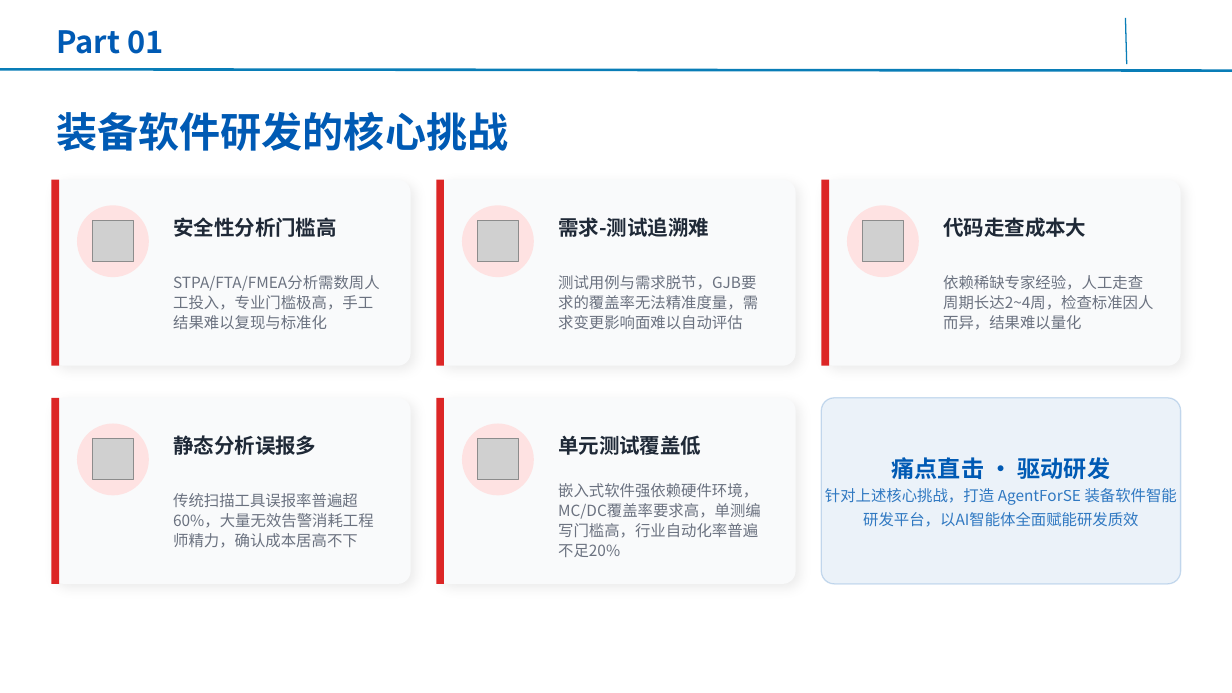
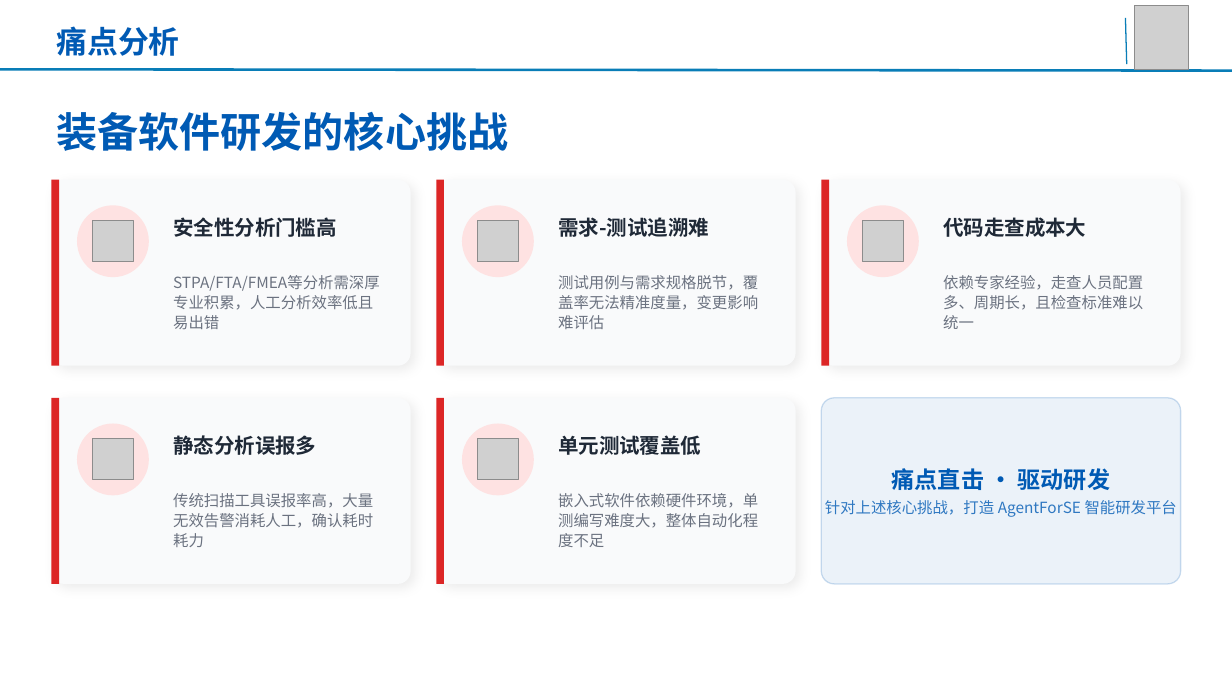
Before and after one commit to AgentForSE/.github, a slide deck: slide 3 of 基于AgentForSE五大智能体的装备软件智能研发平台-0.1.pptx (slide 4 before the commit). Drawn at 1232x693 pixels with LibreOffice and Linux fonts; fonts in the diff are those of the drawing; grey boxes stand for pictures; background and template pictures are left out. Boxes give left, top, right and bottom in pixels: in the first picture for what was removed or moved away, otherwise in the second. Text is boxed around its words. In the diff, an @@ line names an element or a change of style, - is before the commit and + after.

Commit message:
更新基于AgentForSE五大智能体的装备软件智能研发平台PPT

```diff
--- a/基于AgentForSE五大智能体的装备软件智能研发平台-0.1.pptx
+++ b/基于AgentForSE五大智能体的装备软件智能研发平台-0.1.pptx
@@ text at (56,26,179,56): text changed @@
-Part 01
+痛点分析
@@ picture added at (1135,6,1189,69) @@
@@ text at (173,275,380,329): text changed @@
-STPA/FTA/FMEA分析需数周人工投入，专业门槛极高，手工结果难以复现与标准化
+STPA/FTA/FMEA等分析需深厚专业积累，人工分析效率低且易出错
@@ text at (558,275,758,329): text changed @@
-测试用例与需求脱节，GJB要求的覆盖率无法精准度量，需求变更影响面难以自动评估
+测试用例与需求规格脱节，覆盖率无法精准度量，变更影响难评估
@@ text at (943,275,1143,329): text changed @@
-依赖稀缺专家经验，人工走查周期长达2~4周，检查标准因人而异，结果难以量化
+依赖专家经验，走查人员配置多、周期长，且检查标准难以统一
@@ text at (173,493,373,547): text changed @@
-传统扫描工具误报率普遍超60%，大量无效告警消耗工程师精力，确认成本居高不下
+传统扫描工具误报率高，大量无效告警消耗人工，确认耗时耗力
@@ text at (558,493,758,547): text changed @@
-嵌入式软件强依赖硬件环境，MC/DC覆盖率要求高，单测编写门槛高，行业自动化率普遍不足20%
+嵌入式软件依赖硬件环境，单测编写难度大，整体自动化程度不足
@@ text at (825,500,1177,517): text changed @@
-针对上述核心挑战，打造 AgentForSE 装备软件智能研发平台，以AI智能体全面赋能研发质效
+针对上述核心挑战，打造 AgentForSE 智能研发平台
```
Also in this commit, not shown: 24 other slides changed, 2 slides added, 14 slides removed.
